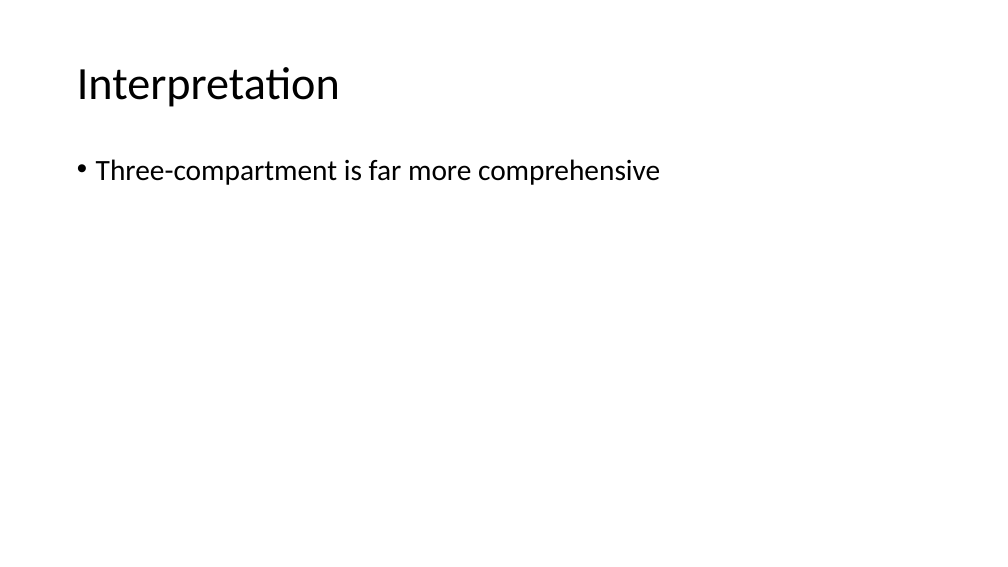
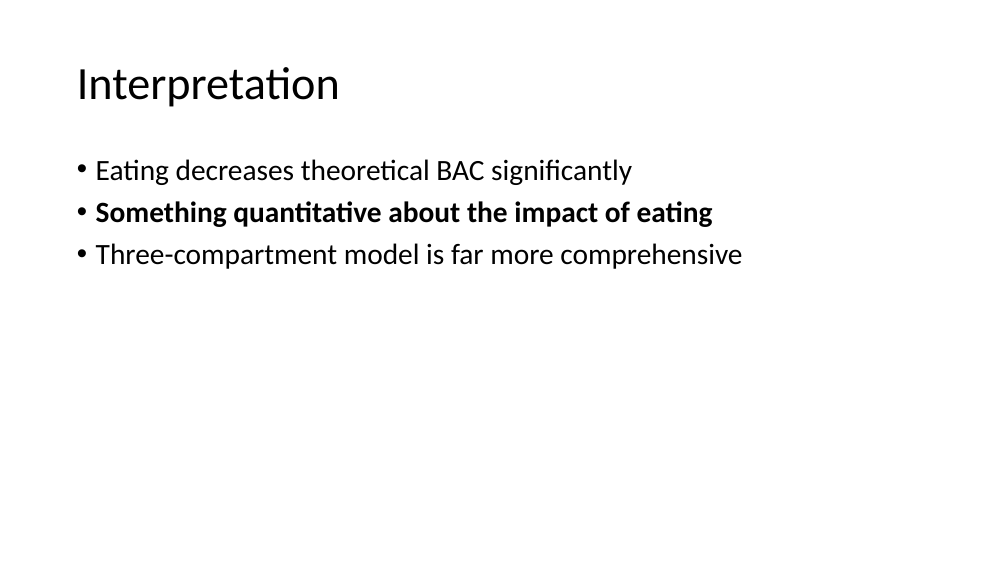
Before and after one commit to Utsav22G/bac_project, a slide deck: slide 5 of powerpoint.ppt.pptx. Drawn at 1008x567 pixels with LibreOffice and Linux fonts; fonts in the diff are those of the drawing. Boxes give left, top, right and bottom in pixels: in the first picture for what was removed or moved away, otherwise in the second. Text is boxed around its words. In the diff, an @@ line names an element or a change of style, - is before the commit and + after.

Commit message:
Final model, hopefully. ALso updated ppt

```diff
--- a/powerpoint.ppt.pptx
+++ b/powerpoint.ppt.pptx
@@ text at (x1=96, y1=159, x2=742, y2=269): text changed @@
-• Three-compartment is far more comprehensive
+• Eating decreases theoretical BAC significantly
+• Something quantitative about the impact of eating
+• Three-compartment model is far more comprehensive
```
Also in this commit, not shown: 1 slide added, 1 slide removed, 1 other file.
